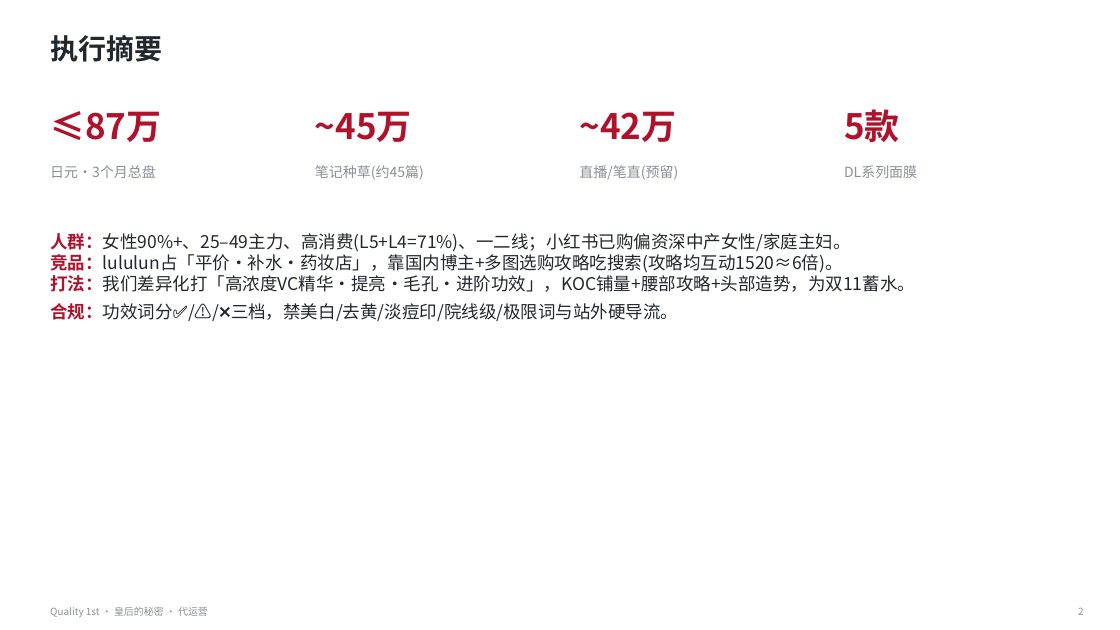
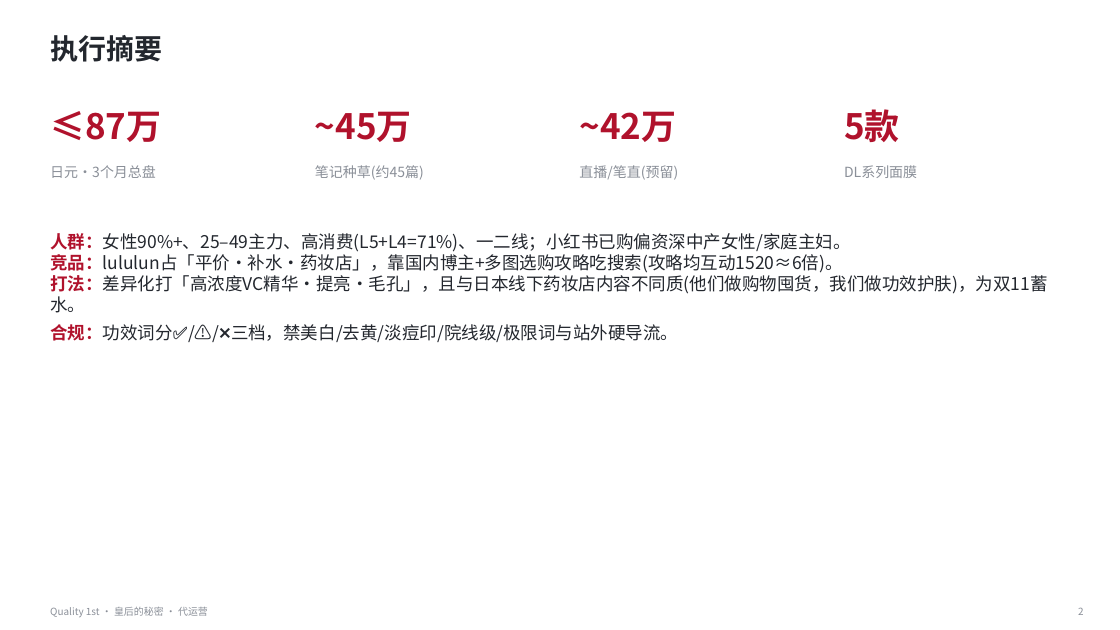
Before and after one commit to caowenwen-boop/-, a slide deck: slide 2 of docs/工作/04-营销推广/代运营-Quality1st/8-10月笔记投放/8-10月小红书笔记投放方案.pptx. Drawn at 1120x630 pixels with LibreOffice and Linux fonts; fonts in the diff are those of the drawing. Boxes give left, top, right and bottom in pixels: in the first picture for what was removed or moved away, otherwise in the second. Text is boxed around its words. In the diff, an @@ line names an element or a change of style, - is before the commit and + after.

```diff
--- a/docs/工作/04-营销推广/代运营-Quality1st/8-10月笔记投放/8-10月小红书笔记投放方案.pptx
+++ b/docs/工作/04-营销推广/代运营-Quality1st/8-10月笔记投放/8-10月小红书笔记投放方案.pptx
@@ text at [50,233,1047,342]: text changed @@
-人群：女性90%+、25–49主力、高消费(L5+L4=71%)、一二线；小红书已购偏资深中产女性/家庭主妇。
-竞品：lululun占「平价·补水·药妆店」，靠国内博主+多图选购攻略吃搜索(攻略均互动1520≈6倍)。
-打法：我们差异化打「高浓度VC精华·提亮·毛孔·进阶功效」，KOC铺量+腰部攻略+头部造势，为双11蓄水。
-合规：功效词分✅/⚠️/❌三档，禁美白/去黄/淡痘印/院线级/极限词与站外硬导流。
+人群：女性90%+、25–49主力、高消费(L5+L4=71%)、一二线；小红书已购偏资深中产女性/家庭主妇。
+竞品：lululun占「平价·补水·药妆店」，靠国内博主+多图选购攻略吃搜索(攻略均互动1520≈6倍)。
+打法：差异化打「高浓度VC精华·提亮·毛孔」，且与日本线下药妆店内容不同质(他们做购物囤货，我们做功效护肤)，为双11蓄水。
+合规：功效词分✅/⚠️/❌三档，禁美白/去黄/淡痘印/院线级/极限词与站外硬导流。
```
Also in this commit, not shown: 5 other slides changed, 1 slide added, 1 other file.
